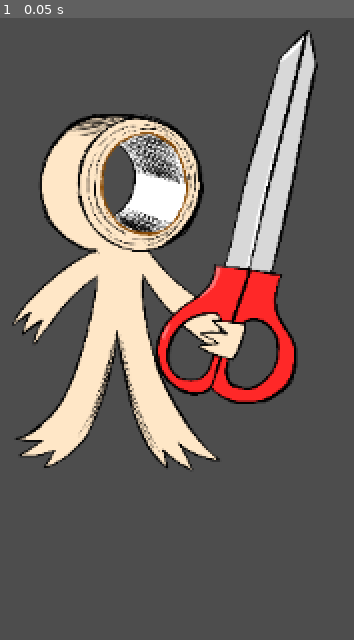
Above: before the commit, frame 1.
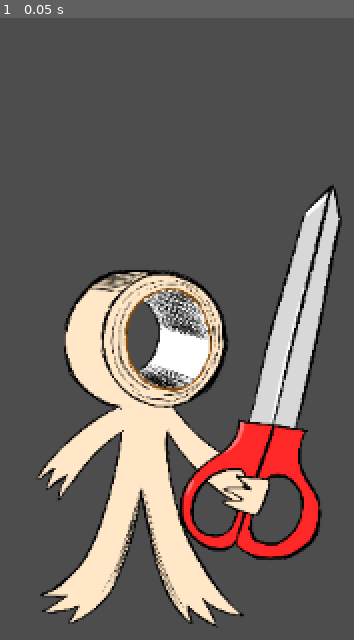
Above: after the commit, the same moment.

Repository: randompr0person/MaskingTape-GGJ26
Game: Godot game, scene res://Scenes/game.tscn
Same seed, same stepped clock (60 frames per second), same inputs: the game is played once before the commit and once after it.
Inputs:
- Up to frame 1 (0.05 s): no input

The runs differ from the first frame. In frame 1, 42% of the frame differs, in the area x 3-97%, y 1-99%.

Commit message:
Recentered Player

Diff:
--- a/Scenes/game.tscn
+++ b/Scenes/game.tscn
@@ -5,5 +5,6 @@
 [node name="Game" type="Node2D"]
 
 [node name="Camera2D" type="Camera2D" parent="."]
+position = Vector2(0, -134)
 
 [node name="Player" parent="." instance=ExtResource("1_ebmjs")]
--- a/Scenes/player.tscn
+++ b/Scenes/player.tscn
@@ -23,7 +23,7 @@
 [node name="Player" type="CharacterBody2D"]
 
 [node name="AnimatedSprite2D" type="AnimatedSprite2D" parent="."]
-position = Vector2(2.64633, -128.354)
+position = Vector2(20, -150)
 scale = Vector2(0.162646, 0.162646)
 sprite_frames = SubResource("SpriteFrames_cvnsp")
 
